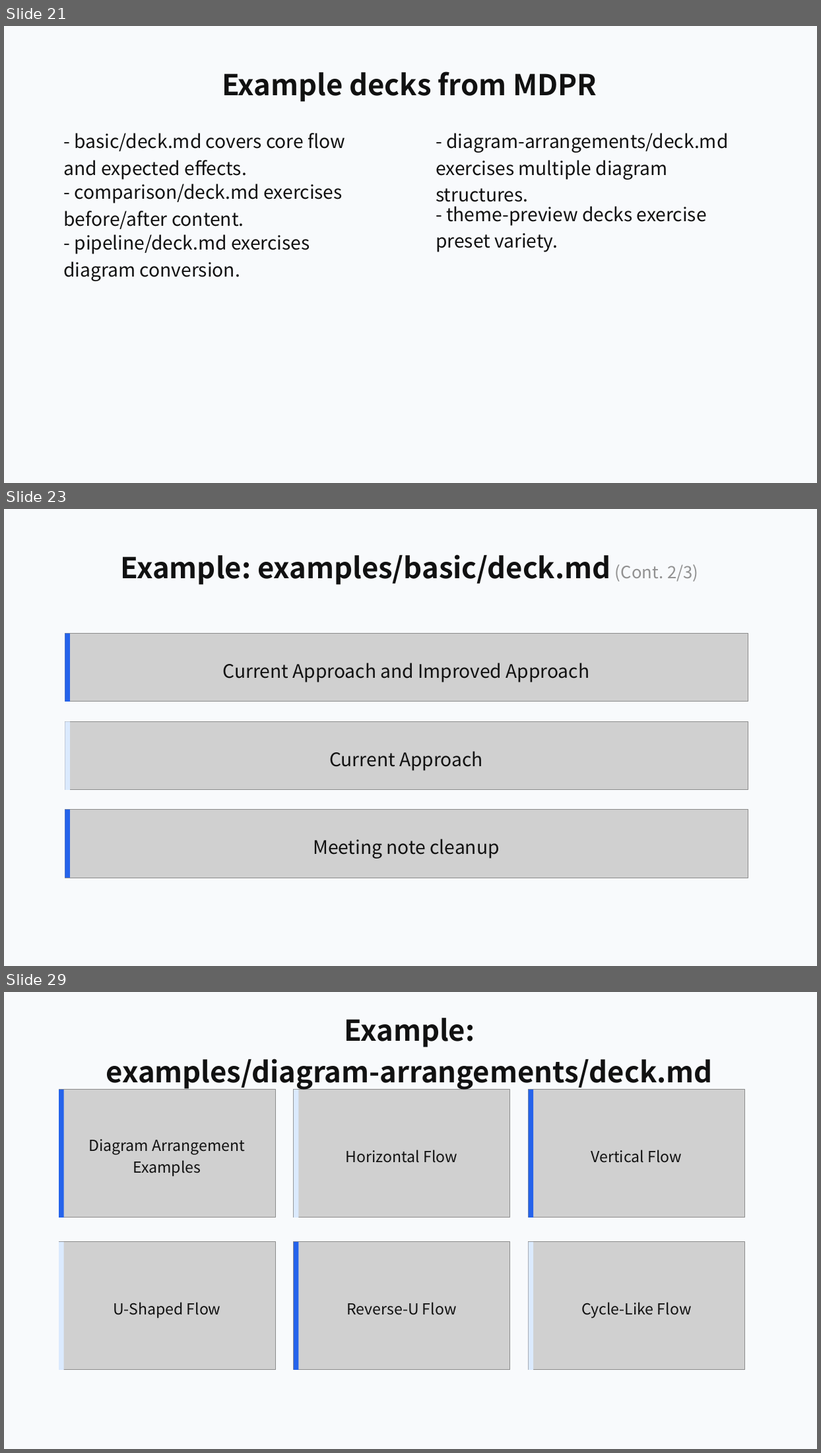
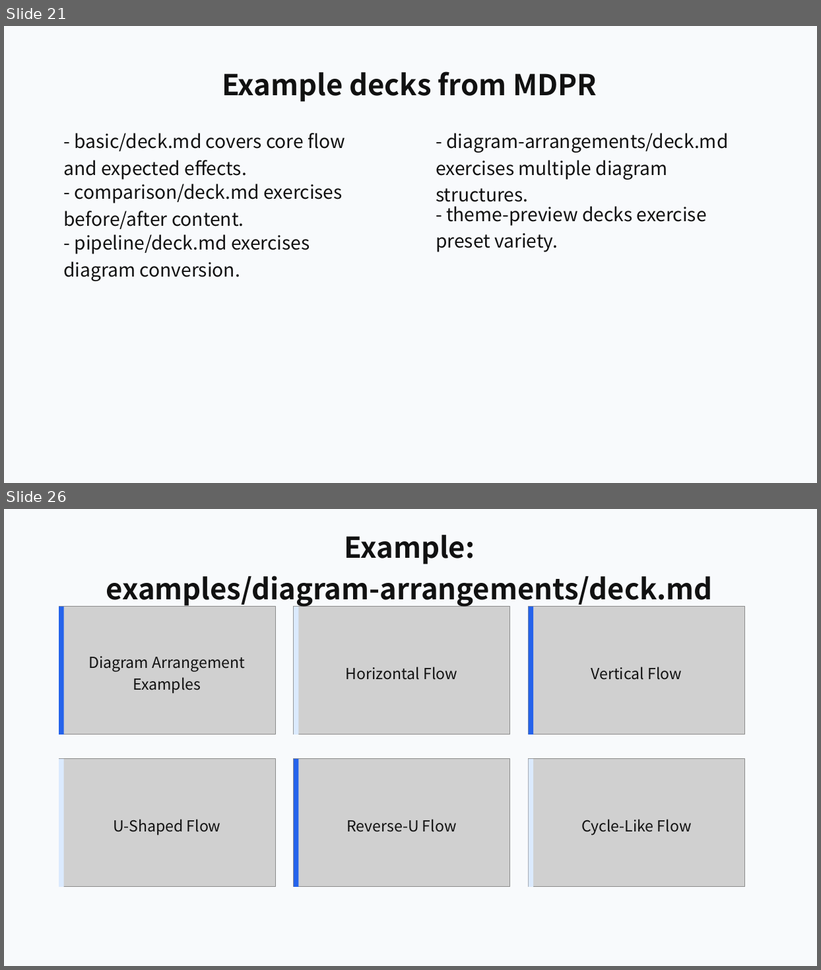
Before and after one commit to ch040602/mdpr-skill, a slide deck: artifacts/mdpr-vs-skill/mdpr-baseline-result.pptx. Shown one above the other, each under a label of ours: slides 21, 23 and 29 before the commit, slides 21 and 26 after it; the slides between them are not shown. The pictures are 821x1453 and 821x970 pixels, drawn with LibreOffice and Linux fonts; fonts in the diff are those of the drawing; grey boxes stand for pictures. Boxes give left, top, right and bottom in pixels: in the first picture for what was removed or moved away, otherwise in the second. Text is boxed around its words. In the diff, an @@ line names an element or a change of style, - is before the commit and + after.

```diff
--- a/artifacts/mdpr-vs-skill/mdpr-baseline-result.pptx
+++ b/artifacts/mdpr-vs-skill/mdpr-baseline-result.pptx
@@ slide 23 removed at [4, 509, 817, 966], background #F8FAFC @@
@@ text removed at [120, 555, 698, 585] @@
-Example: examples/basic/deck.md (Cont. 2/3)
@@ picture removed at [65, 634, 748, 702] @@
@@ rectangle removed at [65, 634, 70, 702] @@
@@ text removed at [222, 663, 590, 683] @@
-Current Approach and Improved Approach
@@ picture removed at [65, 722, 748, 790] @@
@@ rectangle removed at [65, 722, 70, 790] @@
@@ text removed at [329, 751, 483, 771] @@
-Current Approach
@@ picture removed at [65, 810, 748, 878] @@
@@ rectangle removed at [65, 810, 70, 878] @@
@@ text removed at [313, 839, 499, 859] @@
-Meeting note cleanup
@@ what was slide 29 is now slide 26 @@
```
Also in this commit, not shown: 7 slides changed, 1 slide added, 3 other slides removed, 12 other files.
